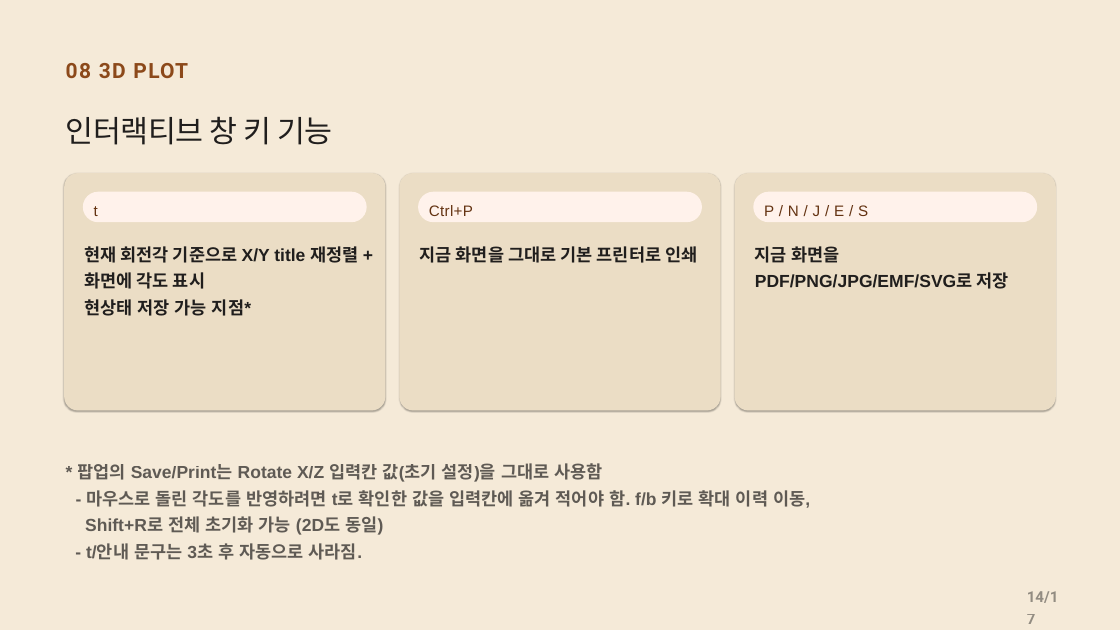
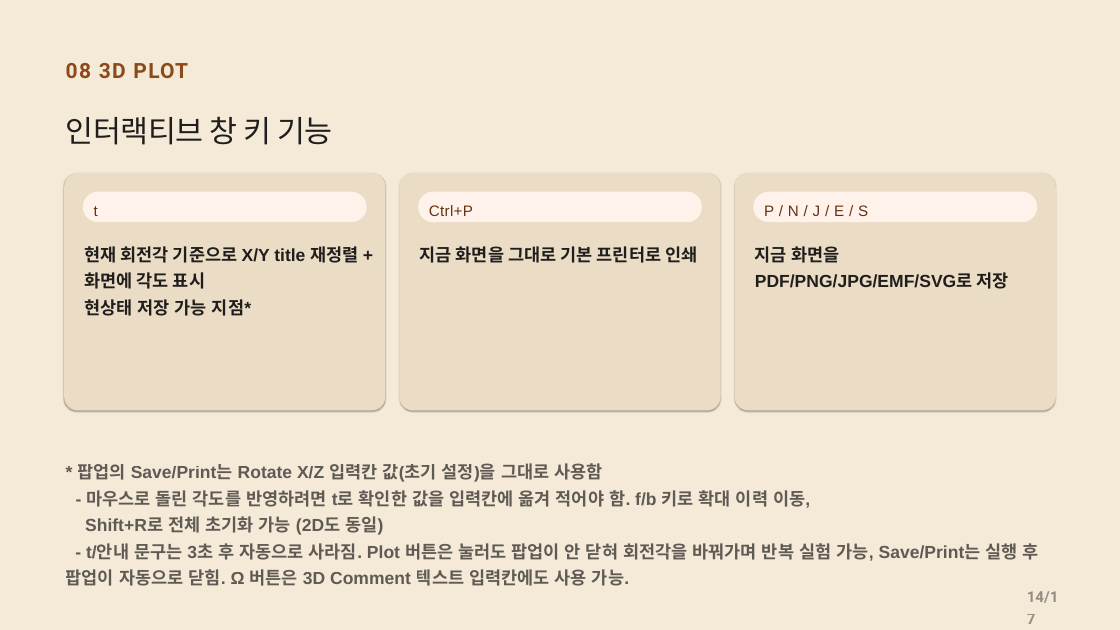
Before and after one commit to CWKIM113/CathPlot_Pub, a slide deck: slide 14 of CathPlot_Deck.pptx. Drawn at 1120x630 pixels with LibreOffice and Linux fonts; fonts in the diff are those of the drawing. Boxes give left, top, right and bottom in pixels: in the first picture for what was removed or moved away, otherwise in the second. Text is boxed around its words. In the diff, an @@ line names an element or a change of style, - is before the commit and + after.

```diff
--- a/CathPlot_Deck.pptx
+++ b/CathPlot_Deck.pptx
@@ text at (66,463,1039,586): text changed @@
-* 팝업의 Save/Print는 Rotate X/Z 입력칸 값(초기 설정)을 그대로 사용함
-- 마우스로 돌린 각도를 반영하려면 t로 확인한 값을 입력칸에 옮겨 적어야 함. f/b 키로 확대 이력 이동,
-Shift+R로 전체 초기화 가능 (2D도 동일)
-- t/안내 문구는 3초 후 자동으로 사라짐.
+* 팝업의 Save/Print는 Rotate X/Z 입력칸 값(초기 설정)을 그대로 사용함
+- 마우스로 돌린 각도를 반영하려면 t로 확인한 값을 입력칸에 옮겨 적어야 함. f/b 키로 확대 이력 이동,
+Shift+R로 전체 초기화 가능 (2D도 동일)
+- t/안내 문구는 3초 후 자동으로 사라짐. Plot 버튼은 눌러도 팝업이 안 닫혀 회전각을 바꿔가며 반복 실험 가능, Save/Print는 실행 후 팝업이 자동으로 닫힘. Ω 버튼은 3D Comment 텍스트 입력칸에도 사용 가능.
```
Also in this commit, not shown: 3 other slides changed, 2 other files.
